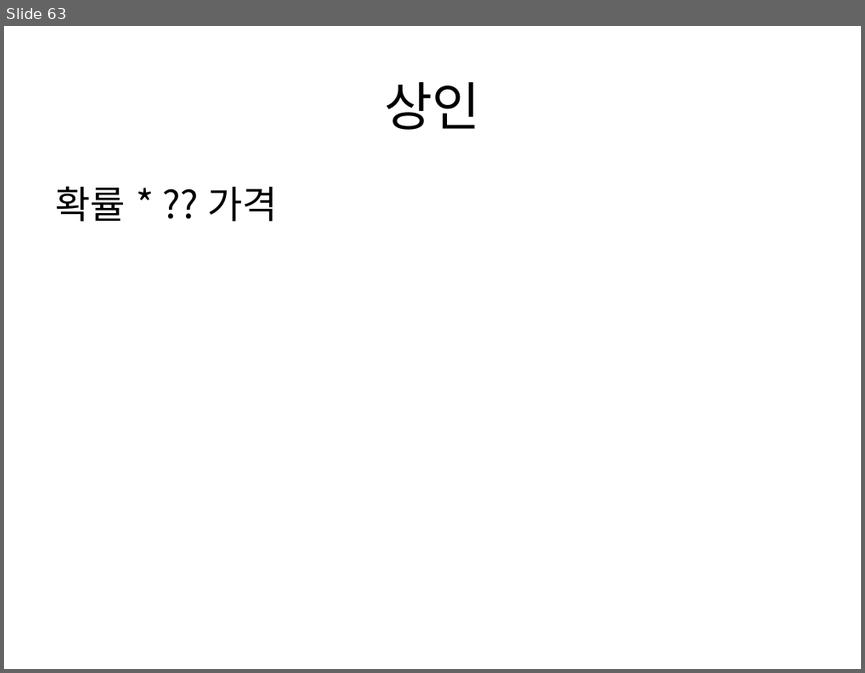
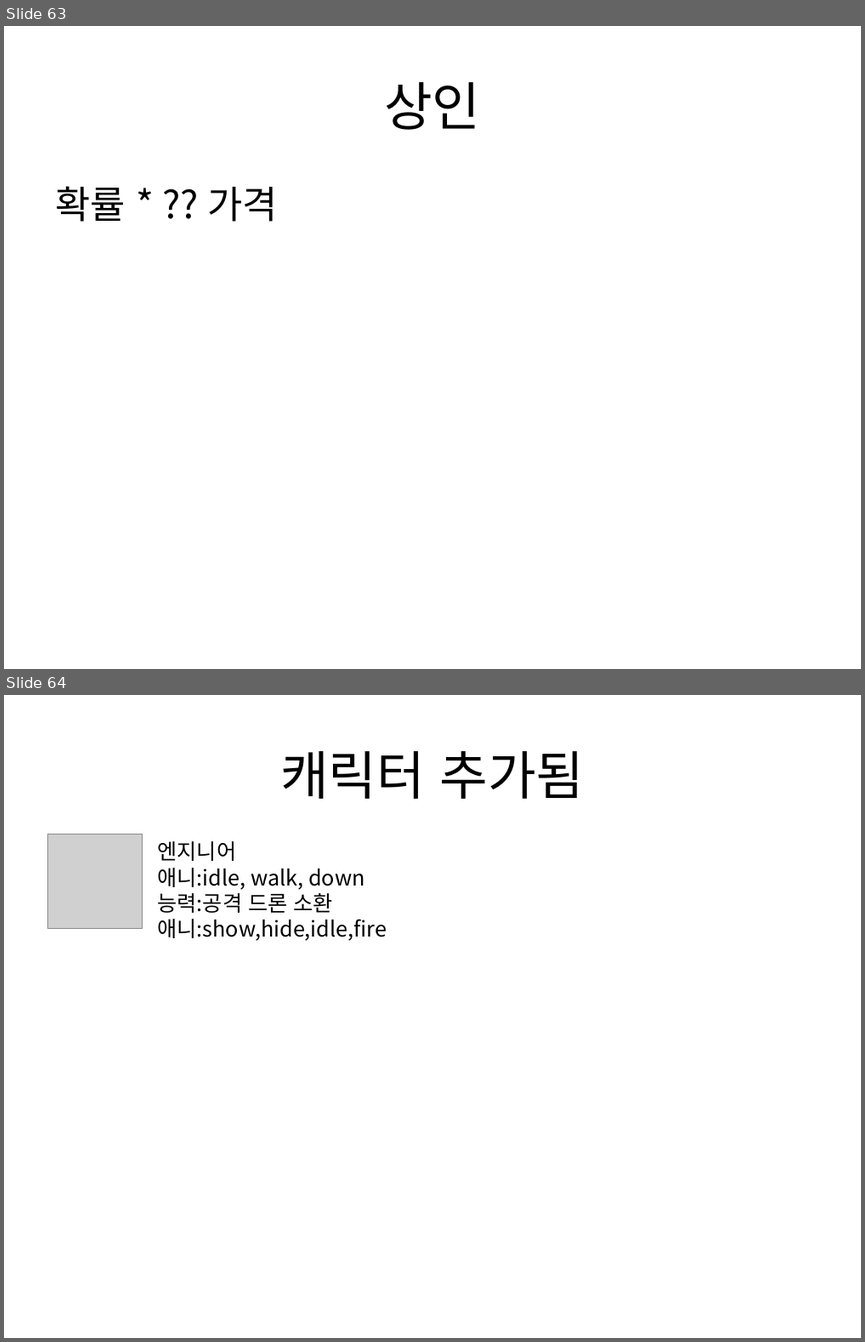
Before and after one commit to gkdlgndpdu/EscapeJail, a slide deck: EscapeJail/Assets/기획/스테이지1기획.pptx. Shown one above the other, each under a label of ours: slide 63 before the commit, slides 63 and 64 after it. The pictures are 865x673 and 865x1342 pixels, drawn with LibreOffice and Linux fonts; fonts in the diff are those of the drawing; grey boxes stand for pictures. Boxes give left, top, right and bottom in pixels: in the first picture for what was removed or moved away, otherwise in the second. Text is boxed around its words. In the diff, an @@ line names an element or a change of style, - is before the commit and + after.

Commit message:
엔지니어 캐릭터 추가 및 ppt에 작성

```diff
--- a/EscapeJail/Assets/기획/스테이지1기획.pptx
+++ b/EscapeJail/Assets/기획/스테이지1기획.pptx
@@ slide 64 added at <box>4,695,861,1338</box>, background #FFFFFF @@
@@ title added at <box>280,751,584,799</box>, 44 pt, text #000000 @@
+캐릭터 추가됨
@@ picture added at <box>47,834,142,928</box> @@
@@ text added at <box>158,841,387,941</box>, 18 pt, text #000000 @@
+엔지니어
+애니:idle, walk, down
+능력:공격 드론 소환
+애니:show,hide,idle,fire
```
Also in this commit, not shown: 1 slide changed, 26 other files.
